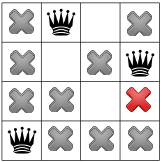
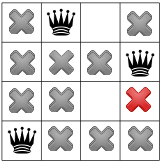
Two versions of the same layered image (162 x 162). Layer-by-layer changes:
painted on "Pasted Layer" over [left=49, top=50, right=74, bottom=75]
